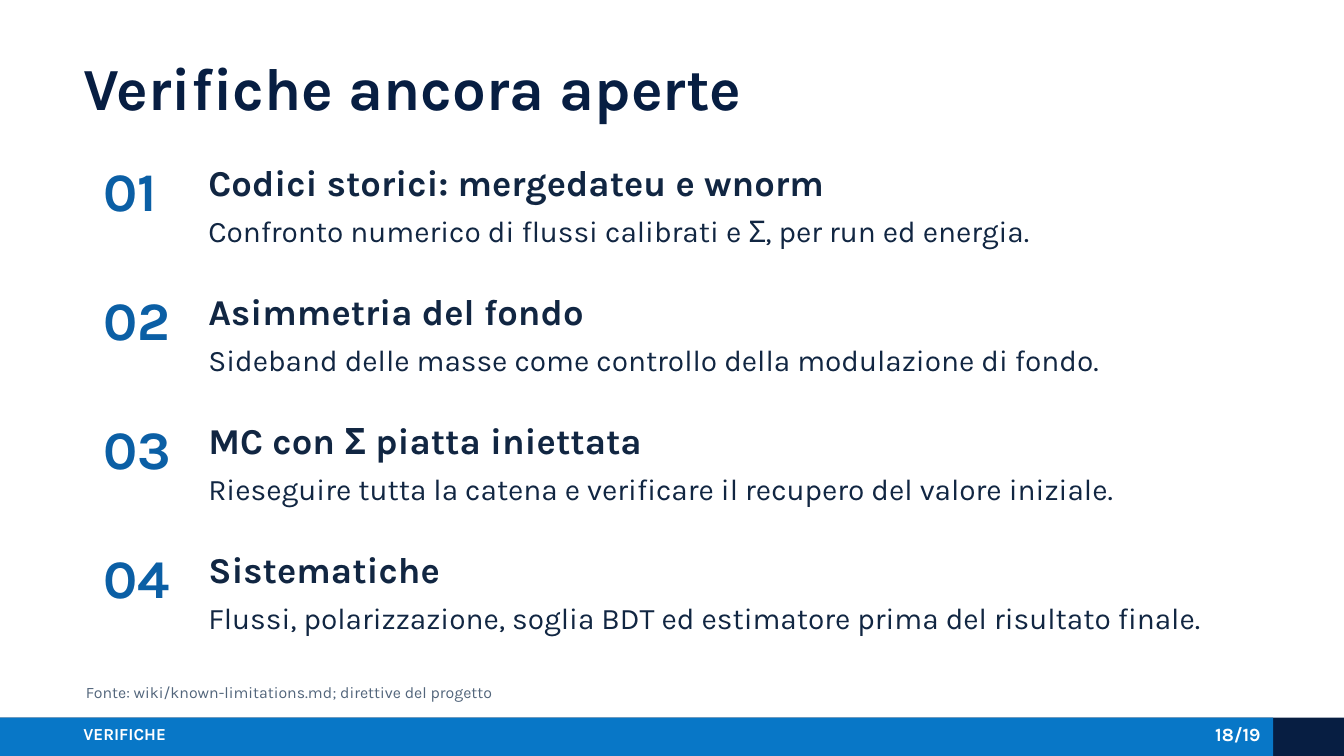
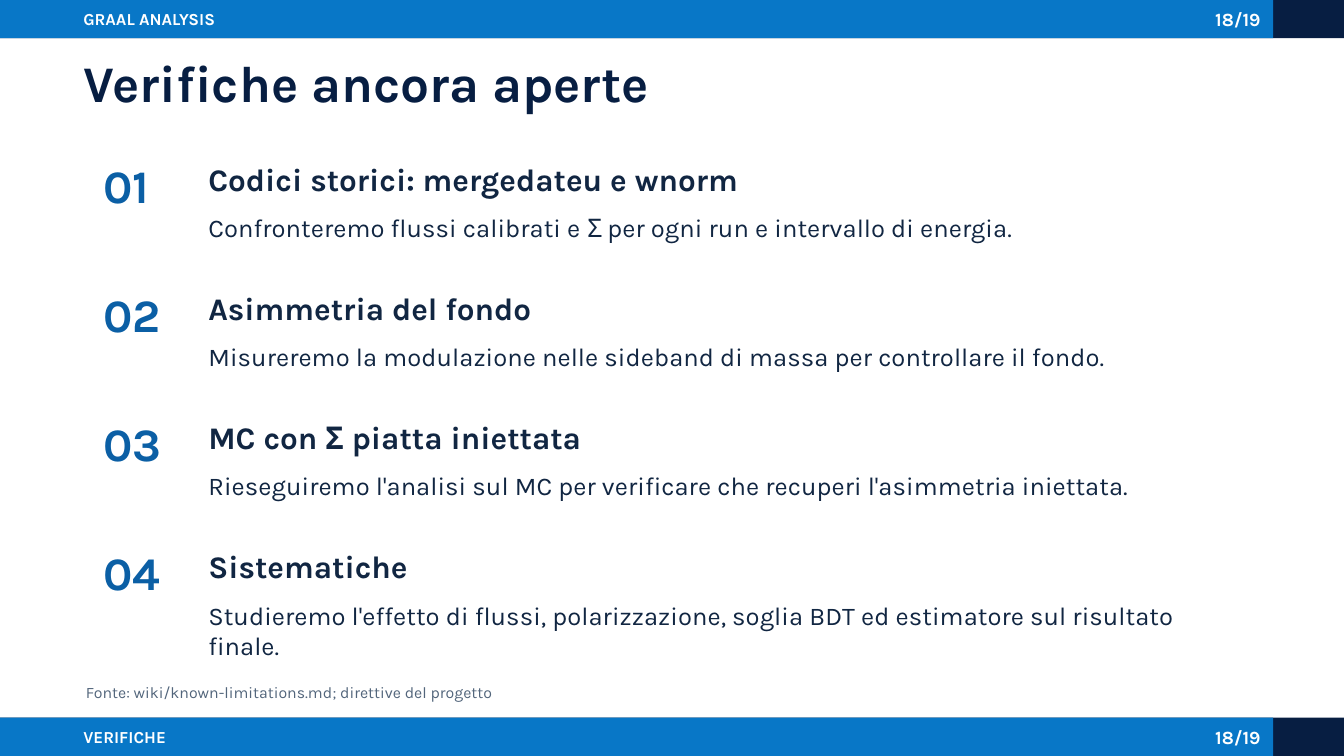
Before and after one commit to AntoninoFulci/GRAAL_Analysis, a slide deck: slide 18 of presentations/graal_analysis_framework_asimmetrie.pptx. Drawn at 1344x756 pixels with LibreOffice and Linux fonts; fonts in the diff are those of the drawing. Boxes give left, top, right and bottom in pixels: in the first picture for what was removed or moved away, otherwise in the second. Text is boxed around its words. In the diff, an @@ line names an element or a change of style, - is before the commit and + after.

Commit message:
docs: polish GRAAL presentation typography and copy

```diff
--- a/presentations/graal_analysis_framework_asimmetrie.pptx
+++ b/presentations/graal_analysis_framework_asimmetrie.pptx
@@ rectangle added at (0,0,1344,38), fill #071E42 @@
@@ rectangle added at (0,0,1273,38), fill #0877C7 @@
@@ text added at (83,14,215,26), 9 pt, text #FFFFFF, bold @@
+GRAAL ANALYSIS
@@ text added at (1215,12,1260,28), 10 pt, text #FFFFFF, bold @@
+18/19
@@ text "Verifiche ancora aperte" at (83,65,648,114): size 32 to 27.5 pt @@
@@ text at (208,218,1012,244): text changed; size 16 to 13.8 pt @@
-Confronto numerico di flussi calibrati e Σ, per run ed energia.
+Confronteremo flussi calibrati e Σ per ogni run e intervallo di energia.
@@ text at (208,348,1104,372): text changed; size 16 to 13.8 pt @@
-Sideband delle masse come controllo della modulazione di fondo.
+Misureremo la modulazione nelle sideband di massa per controllare il fondo.
@@ text at (208,477,1128,502): text changed; size 16 to 13.8 pt @@
-Rieseguire tutta la catena e verificare il recupero del valore iniziale.
+Rieseguiremo l'analisi sul MC per verificare che recuperi l'asimmetria iniettata.
@@ size 29 to 24.9 pt in 4 elements at (103,172,149,204), (103,301,160,333), (103,430,161,462), (103,559,160,591) @@
@@ size 19.5 to 16.8 pt in 4 elements at (208,168,738,199), (208,297,531,321), (208,426,581,457), (208,555,407,579) @@
@@ text at (208,607,1173,656): text changed; size 16 to 13.8 pt @@
-Flussi, polarizzazione, soglia BDT ed estimatore prima del risultato finale.
+Studieremo l'effetto di flussi, polarizzazione, soglia BDT ed estimatore sul risultato finale.
@@ text "VERIFICHE" at (83,732,166,744): vertical alignment top to middle @@
@@ text "18/19" at (1215,730,1260,746): vertical alignment top to middle @@
```
Also in this commit, not shown: 18 other slides changed, 2 other files.
